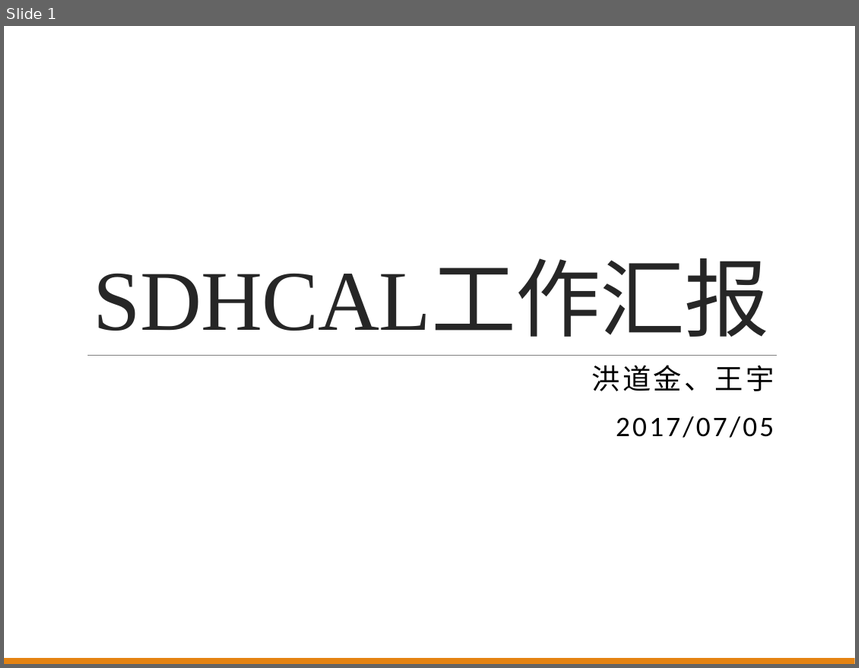
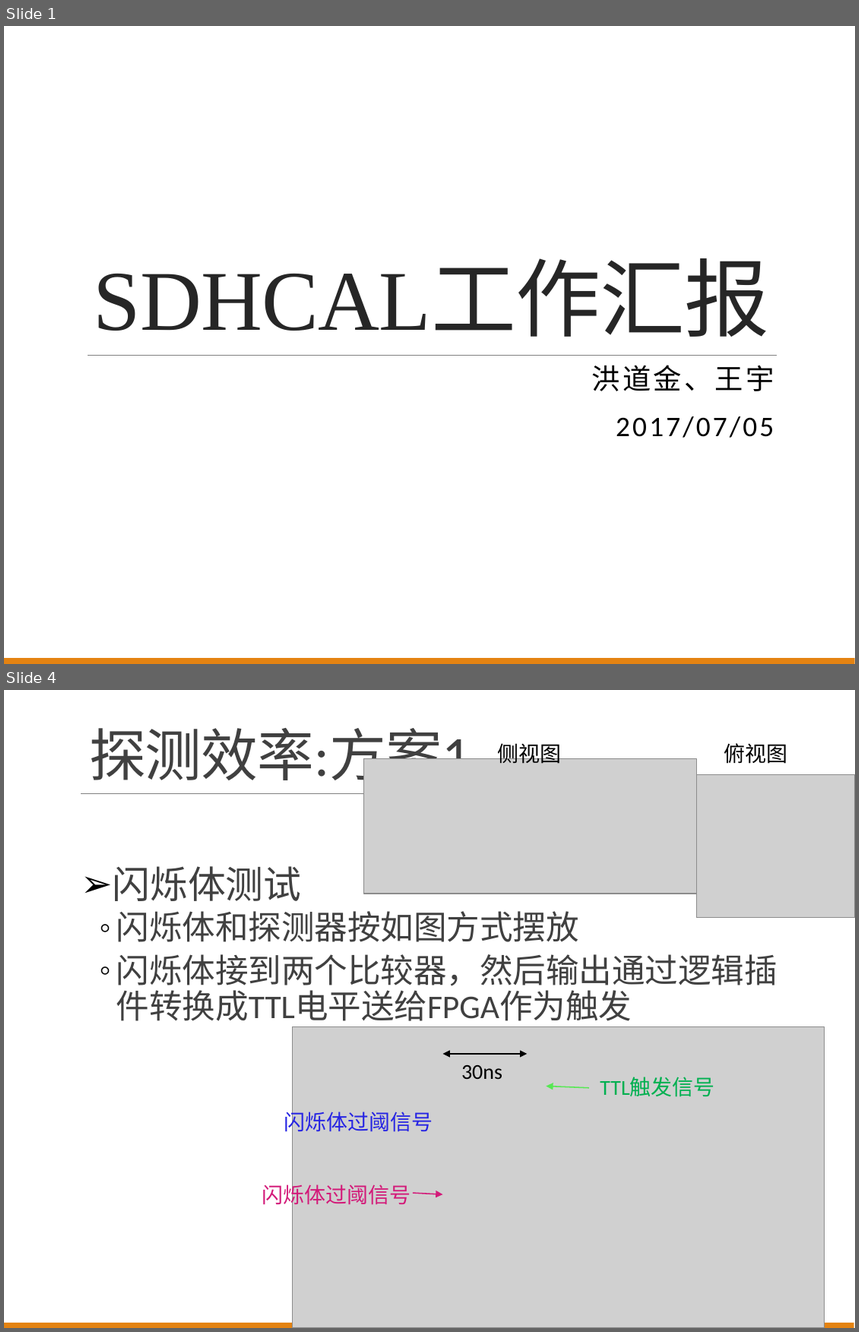
Before and after one commit to wyu0725/SDHCAL_DAQ, a slide deck: Slides/SDHCALReport20170705.pptx. Shown one above the other, each under a label of ours: slide 1 before the commit, slides 1 and 4 after it; the slides between them are not shown. The pictures are 859x668 and 859x1332 pixels, drawn with LibreOffice and Linux fonts; fonts in the diff are those of the drawing; grey boxes stand for pictures. Boxes give left, top, right and bottom in pixels: in the first picture for what was removed or moved away, otherwise in the second. Text is boxed around its words. In the diff, an @@ line names an element or a change of style, - is before the commit and + after.

```diff
--- a/Slides/SDHCALReport20170705.pptx
+++ b/Slides/SDHCALReport20170705.pptx
@@ slide 4 added at [4, 690, 855, 1328], background #FFFFFF @@
@@ title added at [89, 728, 471, 790], 48 pt, text #404040 @@
+探测效率:方案1
@@ group added at [364, 740, 855, 917]: 2 pictures, 2 texts @@
+侧视图
+俯视图
@@ line added from (81, 794) to (776, 794), #808080 0.5 pt @@
@@ text added at [113, 866, 778, 1021], 28 pt, text #404040 @@
+➢ 闪烁体测试
+  ◦ 闪烁体和探测器按如图方式摆放
+  ◦ 闪烁体接到两个比较器，然后输出通过逻辑插件转换成TTL电平送给FPGA作为触发
@@ picture added at [292, 1027, 824, 1328] @@
@@ double arrow added from (443, 1054) to (528, 1054), #000000 1 pt @@
@@ text added at [462, 1065, 503, 1079], 18 pt, text #000000 @@
+30ns
@@ arrow added from (590, 1088) to (546, 1087), #56E853 1 pt @@
@@ text added at [600, 1078, 715, 1097], 18 pt, text #00B050 @@
+TTL触发信号
@@ text added at [284, 1109, 433, 1136], 18 pt, text #2624E3 @@
+闪烁体过阈信号
@@ text added at [262, 1182, 411, 1209], 18 pt, text #D31A79 @@
+闪烁体过阈信号
@@ arrow added from (413, 1193) to (443, 1195), #D31A79 1 pt @@
@@ rectangle added at [4, 1323, 854, 1328], fill #E48312 @@
```
Also in this commit, not shown: 2 slides changed, 4 other slides added.
